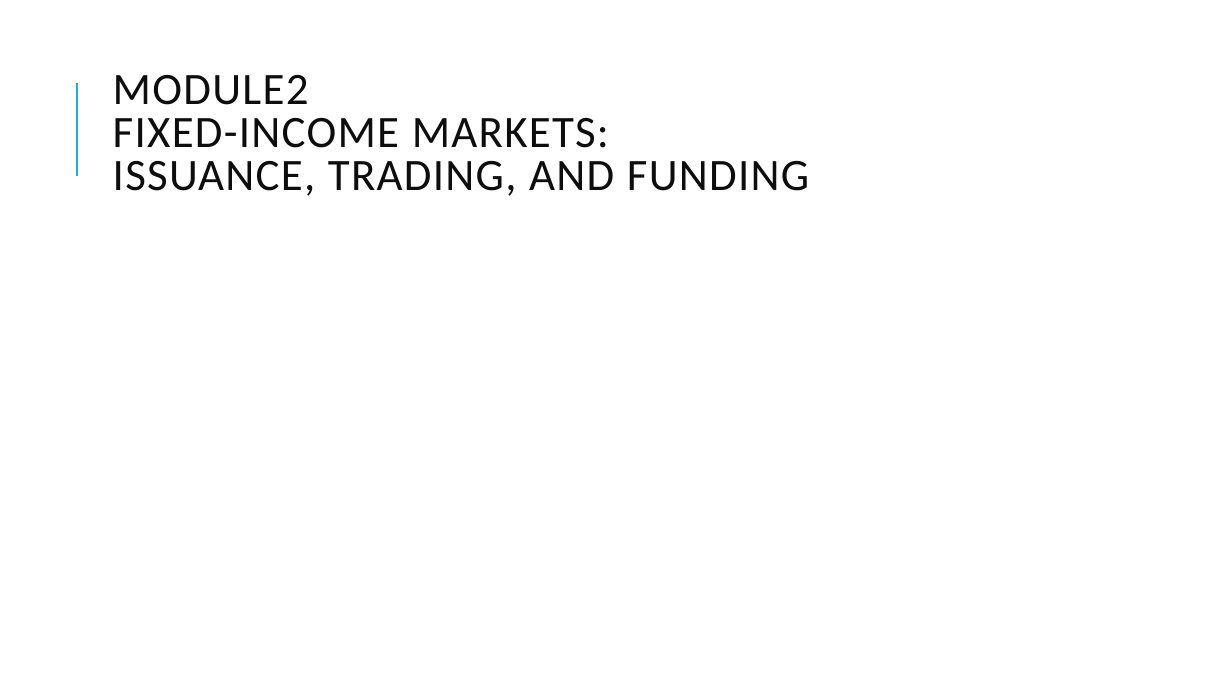
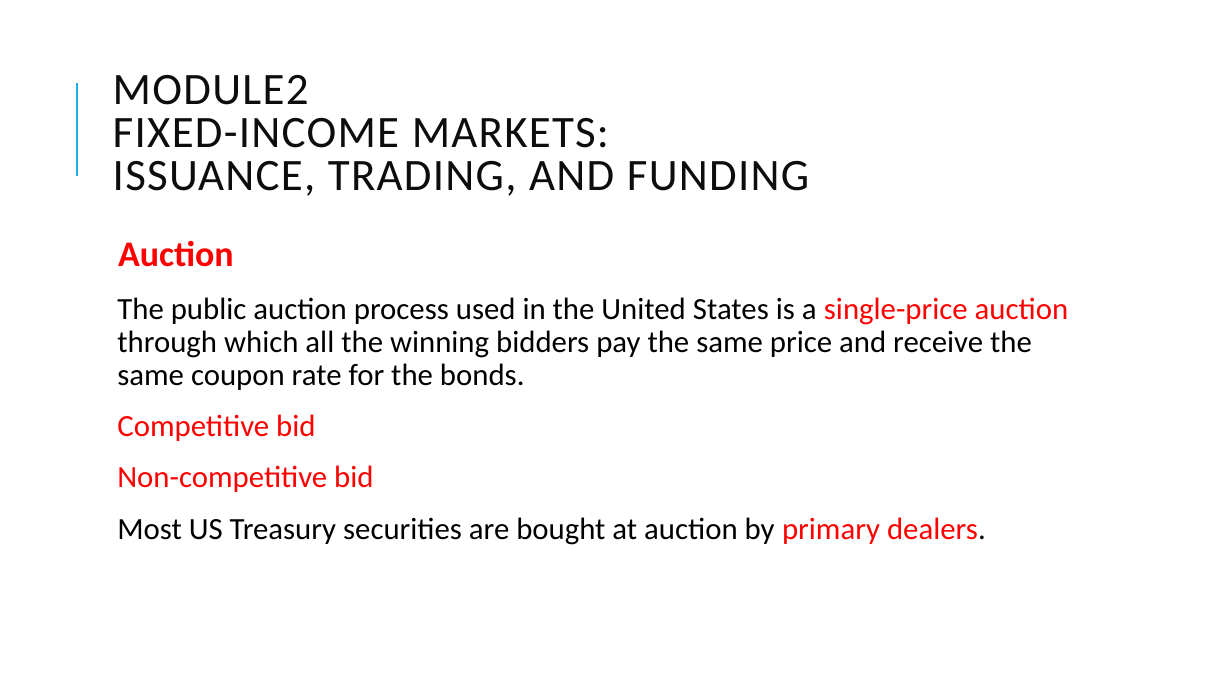
Before and after one commit to Isco0530/data, a slide deck: slide 64 of Fixed Income.pptx. Drawn at 1232x693 pixels with LibreOffice and Linux fonts; fonts in the diff are those of the drawing. Boxes give left, top, right and bottom in pixels: in the first picture for what was removed or moved away, otherwise in the second. Text is boxed around its words. In the diff, an @@ line names an element or a change of style, - is before the commit and + after.

```diff
--- a/Fixed Income.pptx
+++ b/Fixed Income.pptx
@@ text added at [117,240,1068,545], 24 pt, text #000000 @@
+  Auction
+  The public auction process used in the United States is a single-price auction through which all the winning bidders pay the same price and receive the same coupon rate for the bonds.
+  Competitive bid
+  Non-competitive bid
+  Most US Treasury securities are bought at auction by primary dealers.
```
Also in this commit, not shown: 2 other slides changed, 3 slides added.
